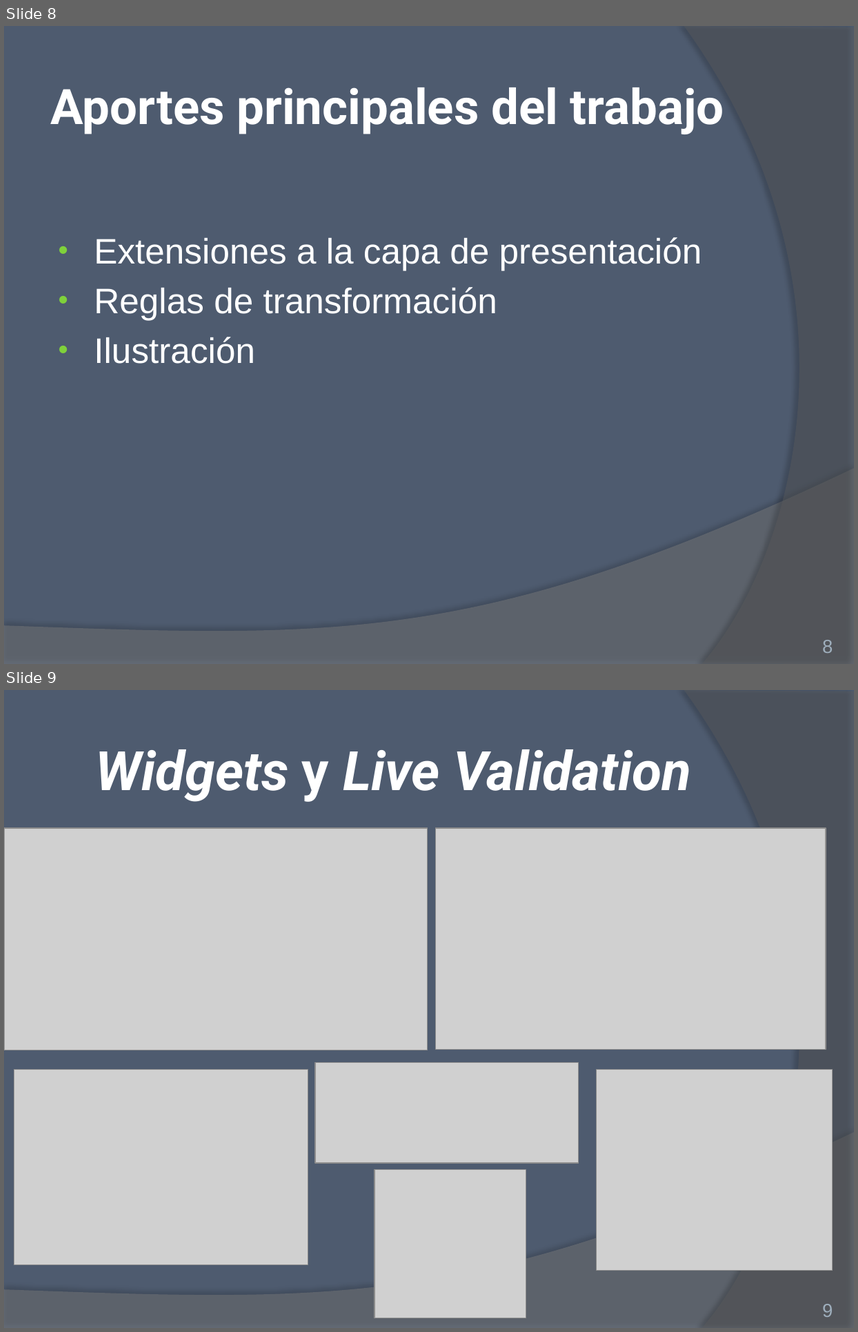
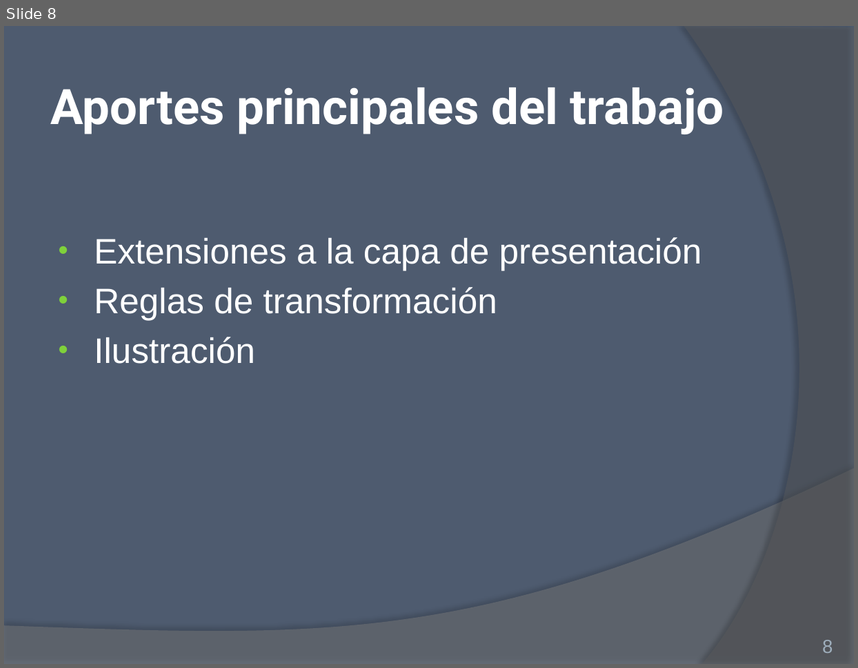
Before and after one commit to ivalop81/Metamodelo-Cybse2016, a slide deck: Presentacion final .pptx. Shown one above the other, each under a label of ours: slides 8 and 9 before the commit, slide 8 after it. The pictures are 858x1332 and 858x668 pixels, drawn with LibreOffice and Linux fonts; fonts in the diff are those of the drawing; grey boxes stand for pictures. Boxes give left, top, right and bottom in pixels: in the first picture for what was removed or moved away, otherwise in the second. Text is boxed around its words. In the diff, an @@ line names an element or a change of style, - is before the commit and + after.

```diff
--- a/Presentacion final .pptx
+++ b/Presentacion final .pptx
@@ slide 9 removed at box(4, 690, 854, 1328), background #4E5B6F; not listed: 2 template elements that a slide beside it also shows @@
@@ title removed at box(96, 749, 691, 802) @@
-Widgets y Live Validation
@@ picture removed at box(4, 828, 428, 1049) @@
@@ picture removed at box(436, 828, 826, 1049) @@
@@ picture removed at box(14, 1069, 308, 1265) @@
@@ picture removed at box(315, 1063, 579, 1163) @@
@@ picture removed at box(597, 1069, 833, 1270) @@
@@ picture removed at box(375, 1170, 526, 1317) @@
@@ page number removed at box(822, 1303, 833, 1317) @@
-9
```
Also in this commit, not shown: 7 slides changed, 2 slides added, 2 other files.
